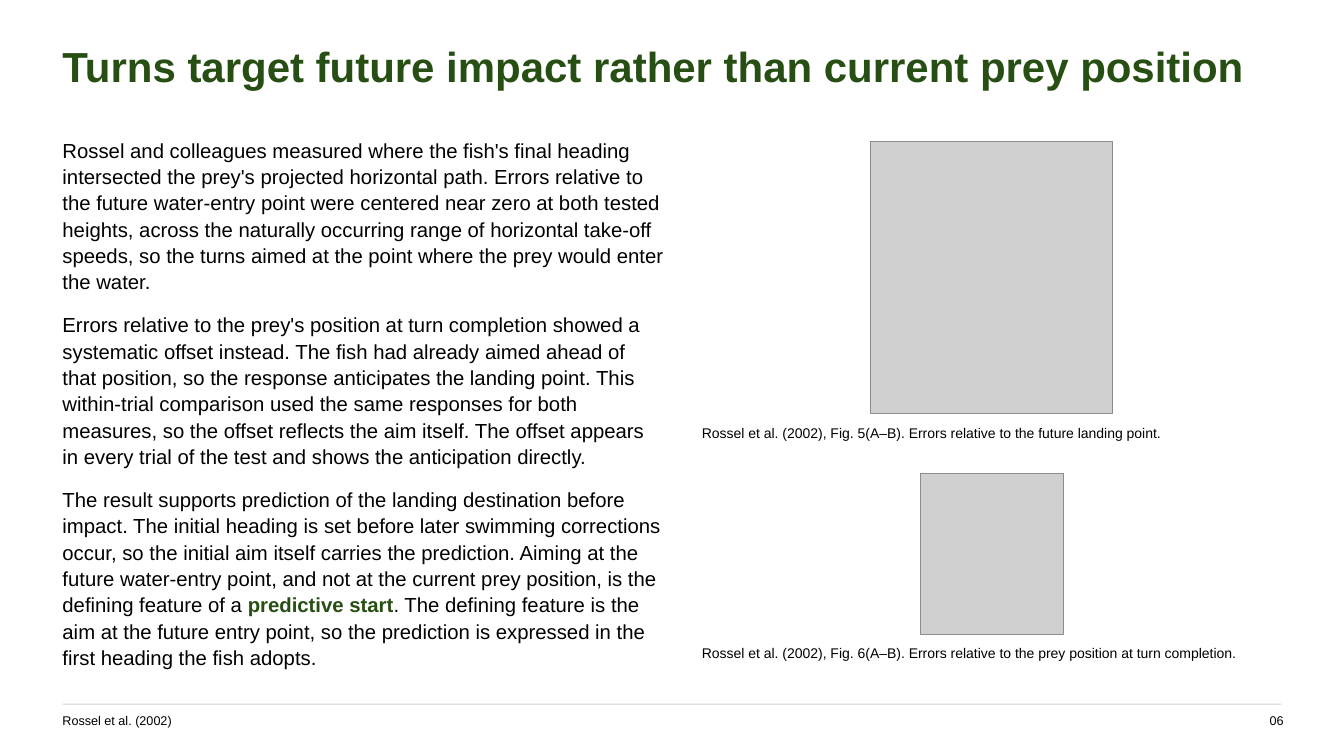
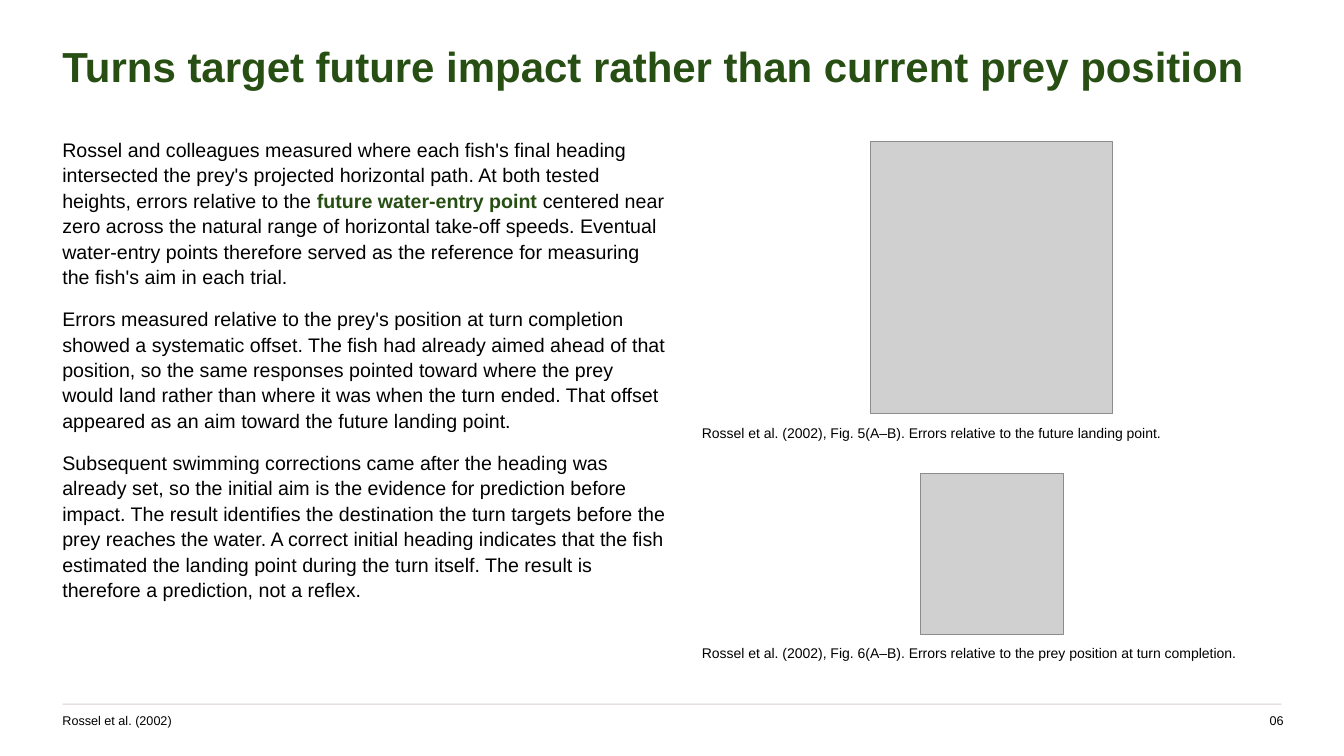
Before and after one commit to jordanxxlopez/NEUROETHOLOGY, a slide deck: slide 7 of scaffolded/Neuroethology_Lecture27_FA2026_SCAFFOLDED.pptx (slide 8 before the commit). Drawn at 1344x756 pixels with LibreOffice and Linux fonts; fonts in the diff are those of the drawing; grey boxes stand for pictures. Boxes give left, top, right and bottom in pixels: in the first picture for what was removed or moved away, otherwise in the second. Text is boxed around its words. In the diff, an @@ line names an element or a change of style, - is before the commit and + after.

```diff
--- a/scaffolded/Neuroethology_Lecture27_FA2026_SCAFFOLDED.pptx
+++ b/scaffolded/Neuroethology_Lecture27_FA2026_SCAFFOLDED.pptx
@@ text at (62,142,665,601): text changed; size 14.5 to 14 pt @@
-Rossel and colleagues measured where the fish's final heading intersected the prey's projected horizontal path. Errors relative to the future water-entry point were centered near zero at both tested heights, across the naturally occurring range of horizontal take-off speeds, so the turns aimed at the point where the prey would enter the water.
-Errors relative to the prey's position at turn completion showed a systematic offset instead. The fish had already aimed ahead of that position, so the response anticipates the landing point. This within-trial comparison used the same responses for both measures, so the offset reflects the aim itself. The offset appears in every trial of the test and shows the anticipation directly.
-The result supports prediction of the landing destination before impact. The initial heading is set before later swimming corrections occur, so the initial aim itself carries the prediction. Aiming at the future water-entry point, and not at the current prey position, is the defining feature of a predictive start. The defining feature is the aim at the future entry point, so the prediction is expressed in the first heading the fish adopts.
+Rossel and colleagues measured where each fish's final heading intersected the prey's projected horizontal path. At both tested heights, errors relative to the future water-entry point centered near zero across the natural range of horizontal take-off speeds. Eventual water-entry points therefore served as the reference for measuring the fish's aim in each trial.
+Errors measured relative to the prey's position at turn completion showed a systematic offset. The fish had already aimed ahead of that position, so the same responses pointed toward where the prey would land rather than where it was when the turn ended. That offset appeared as an aim toward the future landing point.
+Subsequent swimming corrections came after the heading was already set, so the initial aim is the evidence for prediction before impact. The result identifies the destination the turn targets before the prey reaches the water. A correct initial heading indicates that the fish estimated the landing point during the turn itself. The result is therefore a prediction, not a reflex.
```
Also in this commit, not shown: 51 other slides changed, 7 slides added, 7 slides removed, 4 other files.
